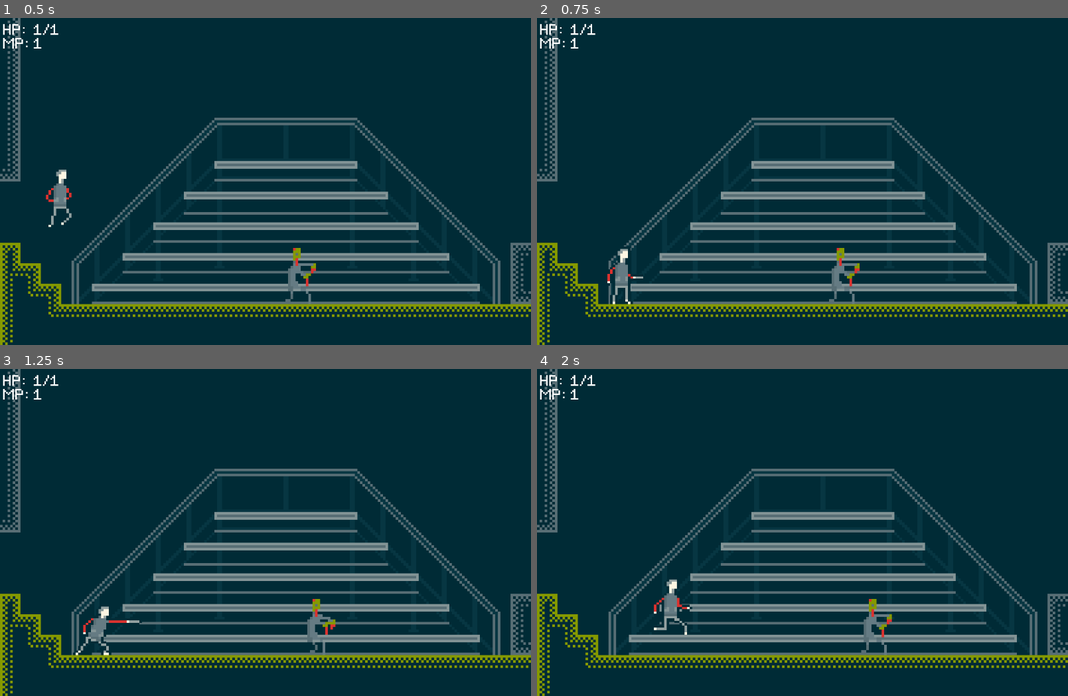
Above: before the commit, frames 1-4 (two rows, left to right).
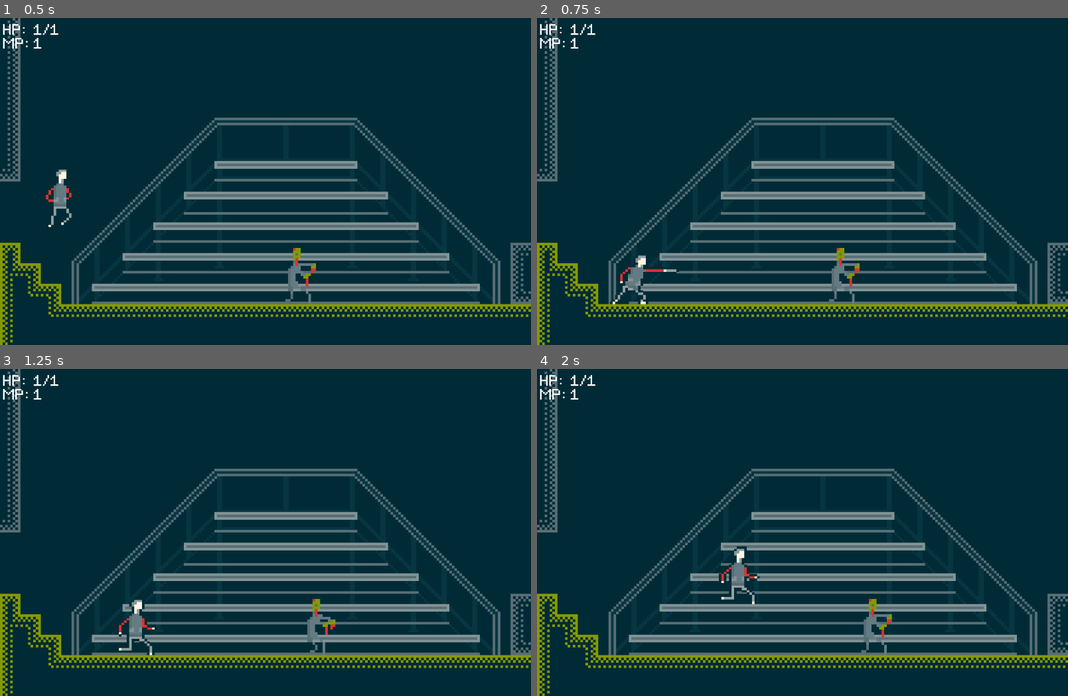
Above: after the commit, the same moments.

Repository: CloneDeath/ZombiesAteMyTeacher
Game: Godot game, scene res://Levels/Levels/Classroom/Classroom.tscn
The game is run twice, just before and just after one commit, with the same random seed, the same clock (stepped at 60 frames per second) and the same inputs.
Inputs:
- Up to frame 1 (0.5 s): no input
- Up to frame 2 (0.75 s): hold Right (move_right) from 0.53 s (still down); tap F (attack_weapon) at 0.6 s
- Up to frame 3 (1.25 s): keep holding Right (move_right); tap Space (move_jump) at 0.77 s
- Up to frame 4 (2 s): keep holding Right (move_right); tap Down (move_crouch) at 1.35 s; tap Space (move_jump) at 1.52 s

Frame 1 is identical in both runs. In frame 2, 0.7% of the frame differs, in the area x 13-27%, y 69-88%; in frame 3, 0.8%; in frame 4, 0.9%, in the area x 22-42%, y 54-82%.

Commit message:
Sped up attacking significantly

Diff:
--- a/Player/Player.tscn
+++ b/Player/Player.tscn
@@ -25,16 +25,15 @@
 
 [sub_resource type="Animation" id=4]
 resource_name = "Attack-Knife"
-length = 0.75
-step = 0.25
-tracks/0/type = "value"
-tracks/0/path = NodePath("Sprite:frame")
-tracks/0/interp = 1
-tracks/0/loop_wrap = true
-tracks/0/imported = false
-tracks/0/enabled = true
-tracks/0/keys = {
-"times": PoolRealArray( 0, 0.25 ),
+length = 0.2
+tracks/0/type = "value"
+tracks/0/path = NodePath("Sprite:frame")
+tracks/0/interp = 1
+tracks/0/loop_wrap = true
+tracks/0/imported = false
+tracks/0/enabled = true
+tracks/0/keys = {
+"times": PoolRealArray( 0, 0.1 ),
 "transitions": PoolRealArray( 1, 1 ),
 "update": 1,
 "values": [ 5, 6 ]
@@ -46,7 +45,7 @@
 tracks/1/imported = false
 tracks/1/enabled = true
 tracks/1/keys = {
-"times": PoolRealArray( 0, 0.25 ),
+"times": PoolRealArray( 0, 0.1 ),
 "transitions": PoolRealArray( 1, 1 ),
 "update": 1,
 "values": [ 0, 4 ]
@@ -260,6 +259,7 @@
 scale = Vector2( 0.9, 0.9 )
 texture = ExtResource( 2 )
 hframes = 9
+frame = 6
 
 [node name="GroundDetector" type="Area2D" parent="Sprite"]
 editor/display_folded = true
